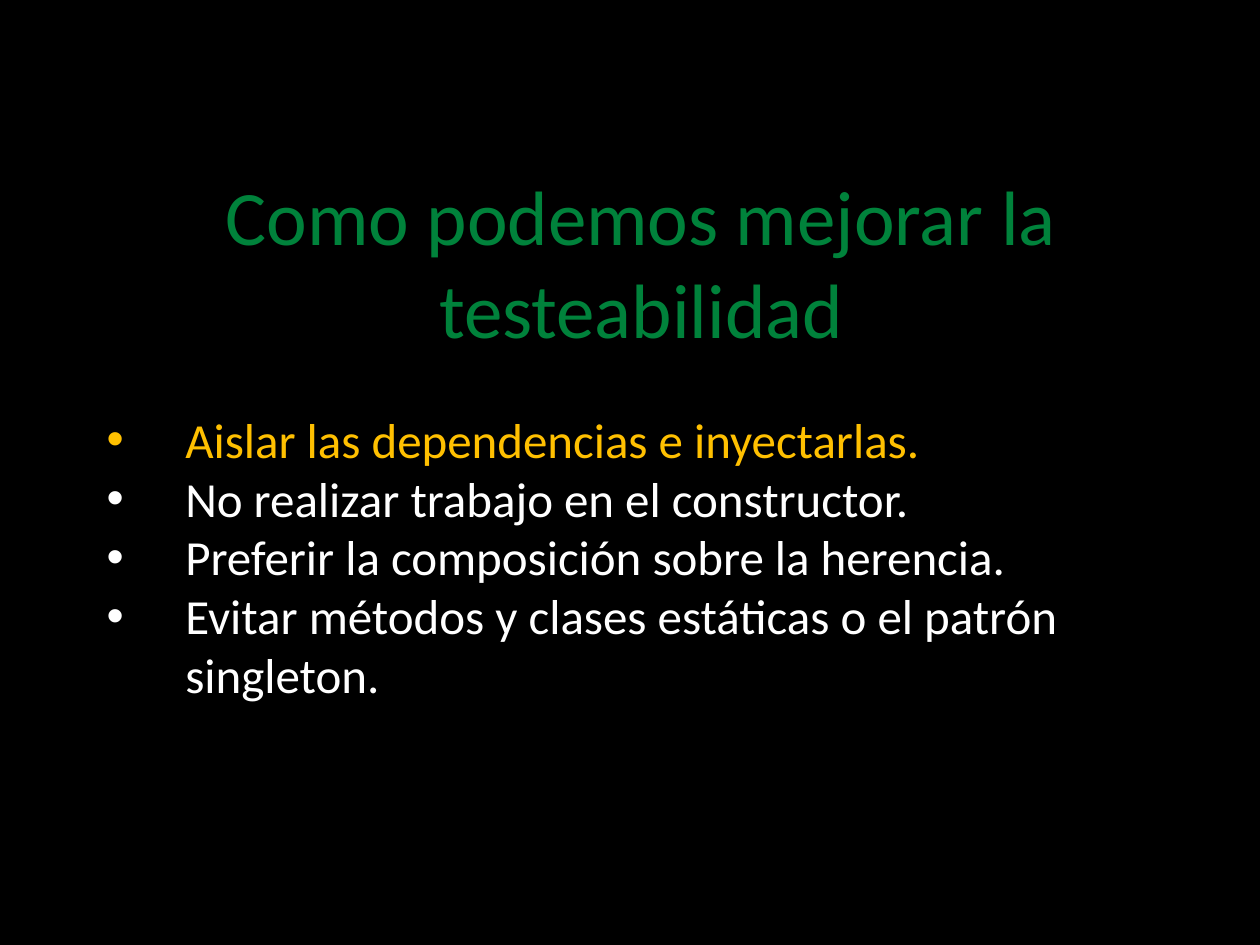
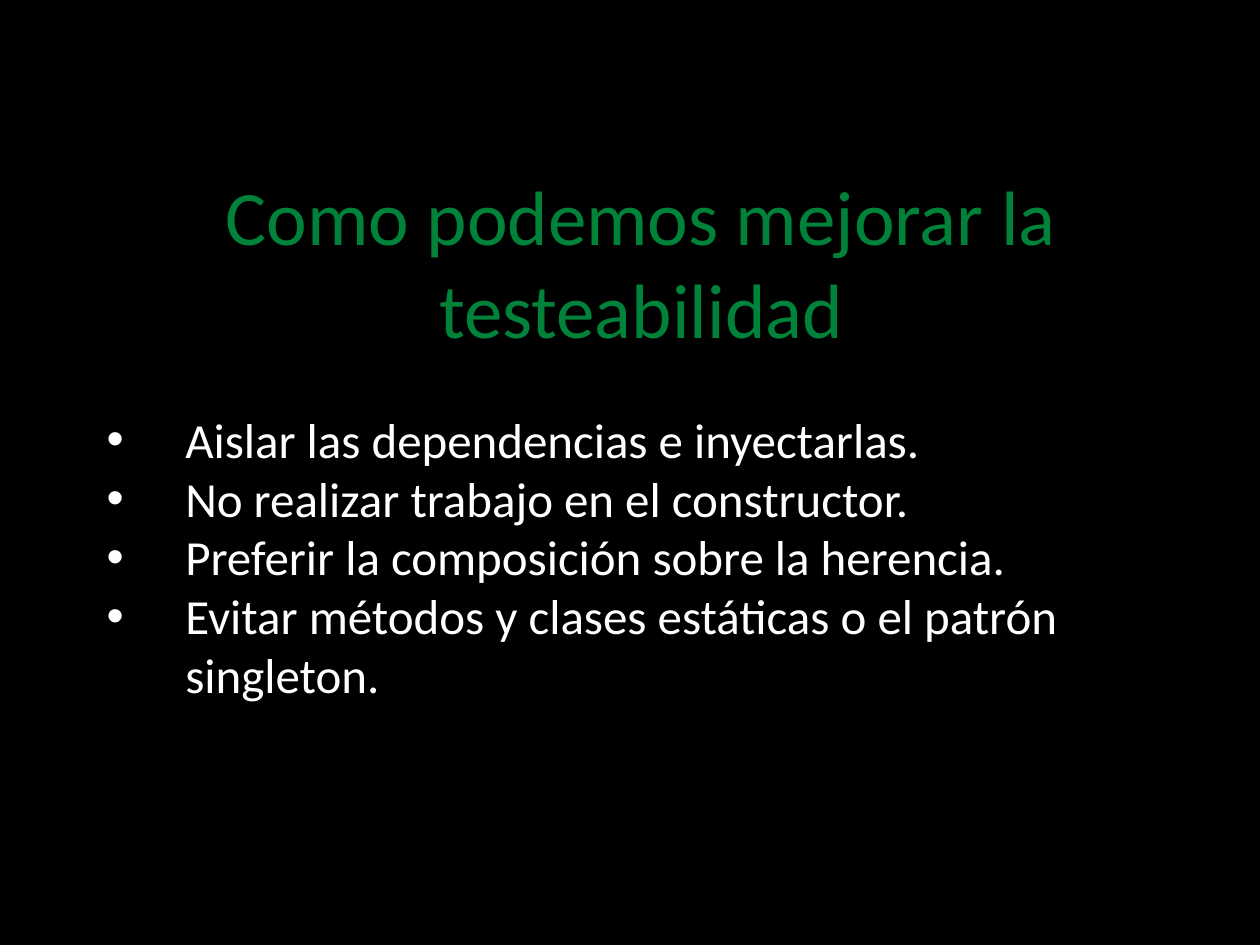
Before and after one commit to angelnunezsalazar/Test-Automation-Java, a slide deck: slide 5 of Diapositivas/3. Design For Testeability.pptx. Drawn at 1260x945 pixels with LibreOffice and Linux fonts; fonts in the diff are those of the drawing; background and template pictures are left out. Boxes give left, top, right and bottom in pixels: in the first picture for what was removed or moved away, otherwise in the second. Text is boxed around its words. In the diff, an @@ line names an element or a change of style, - is before the commit and + after.

```diff
--- a/Diapositivas/3. Design For Testeability.pptx
+++ b/Diapositivas/3. Design For Testeability.pptx
@@ text at [185,424,919,466]: text colour #FFC000 to #FFFFFF in "Aislar las dependencias e inyectarlas." @@
```
Also in this commit, not shown: 1 slide added, 21 other files.
